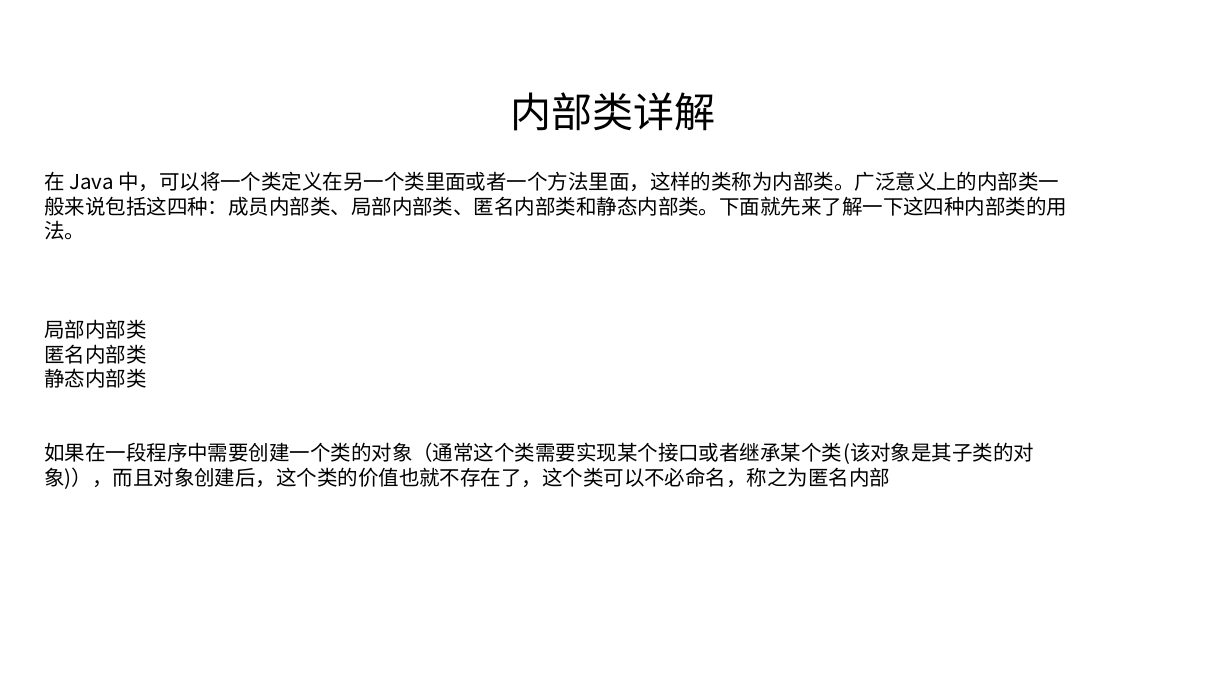
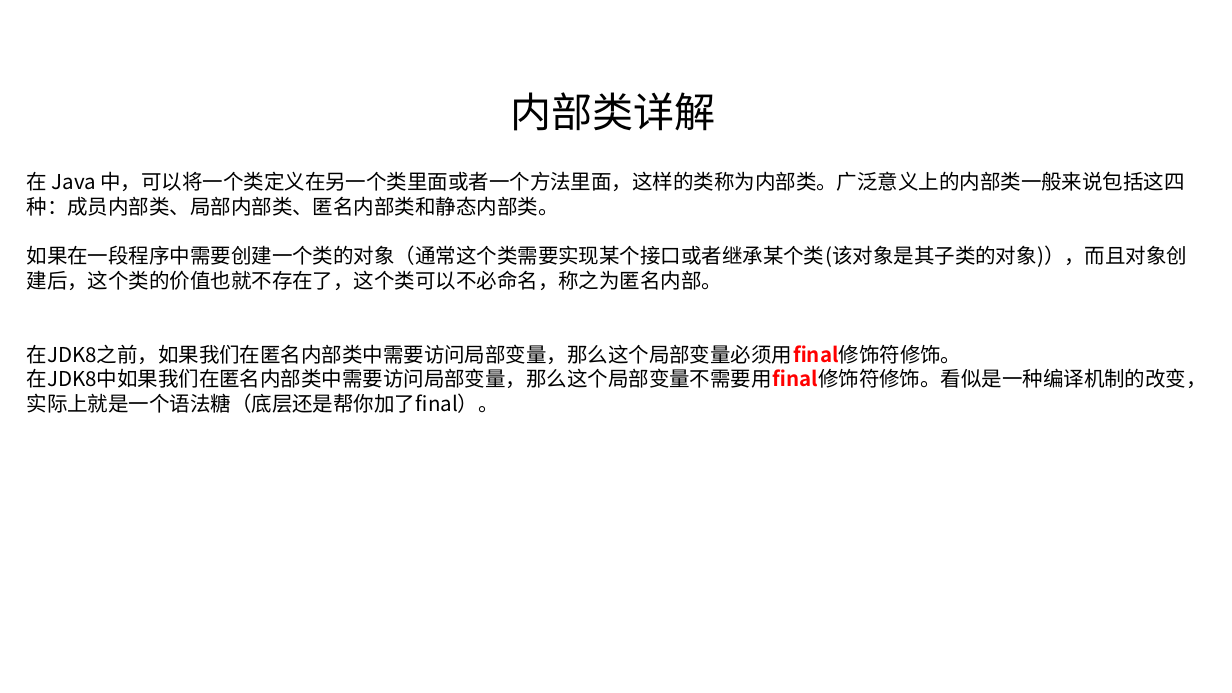
Before and after one commit to linkknown/PPT, a slide deck: slide 41 of 基础PPT/第2章：Java面向对象.pptx. Drawn at 1232x693 pixels with LibreOffice and Linux fonts; fonts in the diff are those of the drawing; background and template pictures are left out. Boxes give left, top, right and bottom in pixels: in the first picture for what was removed or moved away, otherwise in the second. Text is boxed around its words. In the diff, an @@ line names an element or a change of style, - is before the commit and + after.

```diff
--- a/基础PPT/第2章：Java面向对象.pptx
+++ b/基础PPT/第2章：Java面向对象.pptx
@@ text at bbox=[27, 171, 1207, 413]: text changed @@
-在 Java 中，可以将一个类定义在另一个类里面或者一个方法里面，这样的类称为内部类。广泛意义上的内部类一般来说包括这四种：成员内部类、局部内部类、匿名内部类和静态内部类。下面就先来了解一下这四种内部类的用法。
-局部内部类
-匿名内部类
-静态内部类
-如果在一段程序中需要创建一个类的对象（通常这个类需要实现某个接口或者继承某个类(该对象是其子类的对象)），而且对象创建后，这个类的价值也就不存在了，这个类可以不必命名，称之为匿名内部
+在 Java 中，可以将一个类定义在另一个类里面或者一个方法里面，这样的类称为内部类。广泛意义上的内部类一般来说包括这四种：成员内部类、局部内部类、匿名内部类和静态内部类。
+如果在一段程序中需要创建一个类的对象（通常这个类需要实现某个接口或者继承某个类(该对象是其子类的对象)），而且对象创建后，这个类的价值也就不存在了，这个类可以不必命名，称之为匿名内部。
+在JDK8之前，如果我们在匿名内部类中需要访问局部变量，那么这个局部变量必须用final修饰符修饰。
+在JDK8中如果我们在匿名内部类中需要访问局部变量，那么这个局部变量不需要用final修饰符修饰。看似是一种编译机制的改变，实际上就是一个语法糖（底层还是帮你加了final）。
```
Also in this commit, not shown: 1 other file.
